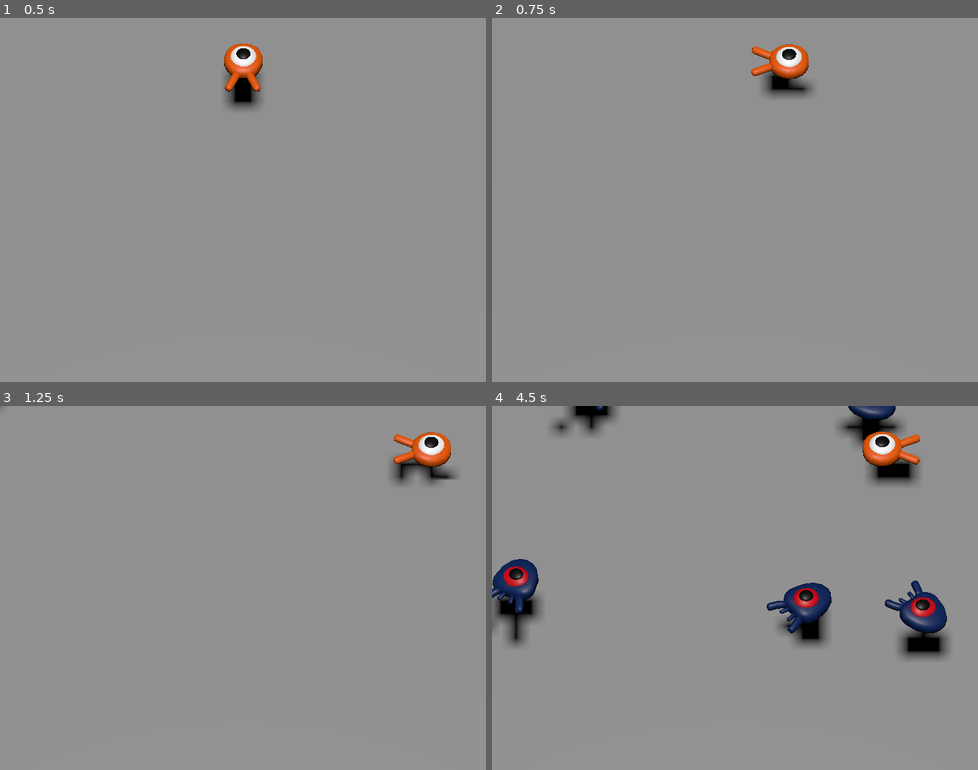
Above: before the commit, frames 1-4 (two rows, left to right).
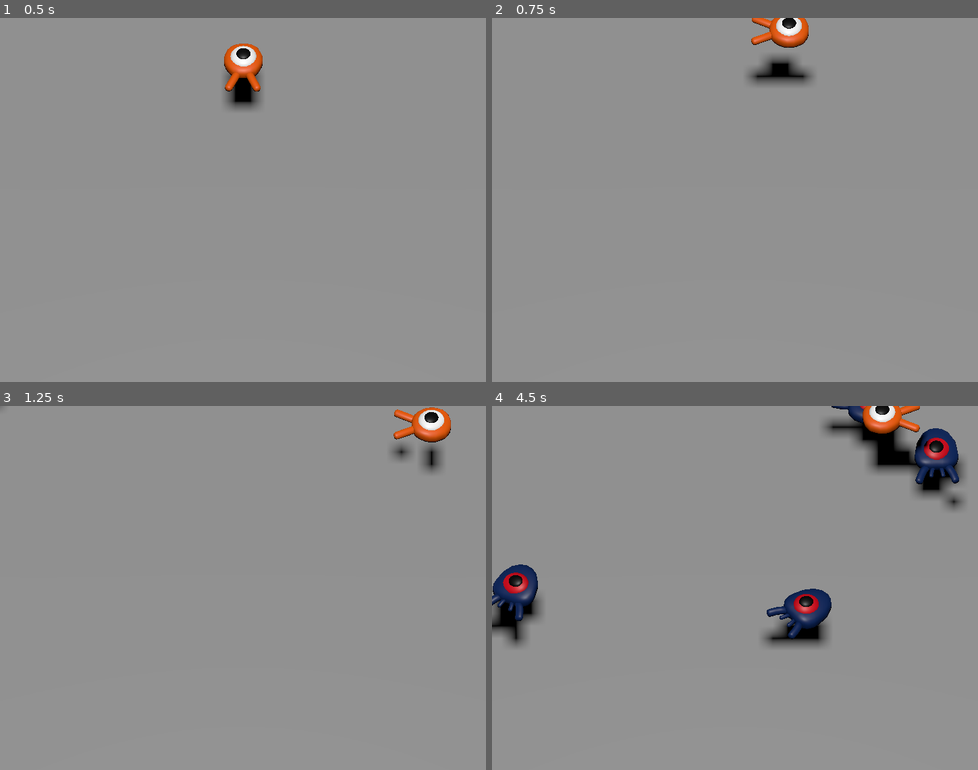
Above: after the commit, the same moments.

Repository: Pschuller22/SquashCreeps3D
Game: Godot game, scene res://main.tscn
Two runs of this game, one before a commit and one after it. Both use one fixed random seed, a clock stepped at 60 frames per second and the inputs below. Before the commit the project has no main scene; this scene is started directly in both runs.
Inputs:
- Up to frame 1 (0.5 s): no input
- Up to frame 2 (0.75 s): tap Enter at 0.5 s; hold D (move_right) from 0.53 s (still down); hold Space (jump) from 0.53 s (still down)
- Up to frame 3 (1.25 s): keep holding D (move_right); keep holding Space (jump)
- Up to frame 4 (4.5 s): release D (move_right) at 1.28 s; release Space (jump) at 1.28 s; hold S (move_back) 1.28-2.03 s; tap Space (jump) at 1.35, 1.52, 1.82, 2.85, 3.02, 3.32, 4.35 s; hold D (move_right) 2.03-2.78 s; hold Space (jump) 2.03-2.78 s; hold W (move_forward) 2.78-3.53 s; hold Space (jump) 3.53-4.28 s; hold A (move_left) from 3.53 s (still down)

Frame 1 is identical in both runs. In frame 2, 2.1% of the frame differs, in the area x 52-67%, y 0-22%; in frame 3, 2.1%; in frame 4, 8.5%, in the area x 0-98%, y 0-70%.

Commit message:
Added Jumping and Squashing

Diff:
--- a/squash_the_creeps_start_1.1.0/Mob.gd
+++ b/squash_the_creeps_start_1.1.0/Mob.gd
@@ -4,6 +4,9 @@
 @export var min_speed = 10
 #Maximum speed of the mob in meters per second
 @export var max_speed = 18
+
+#Emitted when the player jumped on the mob
+signal squashed
 
 func _physics_process(delta):
 	move_and_slide()
@@ -28,3 +31,7 @@
 
 func _on_visible_on_screen_notifier_3d_screen_exited():
 	queue_free()
+
+func squash():
+	squashed.emit()
+	queue_free()
--- a/squash_the_creeps_start_1.1.0/main.tscn
+++ b/squash_the_creeps_start_1.1.0/main.tscn
@@ -29,6 +29,8 @@
 
 [node name="Ground" type="StaticBody3D" parent="."]
 transform = Transform3D(1, 0, 0, 0, 1, 0, 0, 0, 1, 0, -1, 0)
+collision_layer = 4
+collision_mask = 0
 
 [node name="CollisionShape3D" type="CollisionShape3D" parent="Ground"]
 shape = SubResource("BoxShape3D_b1jkd")
--- a/squash_the_creeps_start_1.1.0/mob.tscn
+++ b/squash_the_creeps_start_1.1.0/mob.tscn
@@ -6,7 +6,9 @@
 [sub_resource type="BoxShape3D" id="BoxShape3D_qjf36"]
 size = Vector3(1.97211, 1.35144, 2.07193)
 
-[node name="Mob" type="CharacterBody3D"]
+[node name="Mob" type="CharacterBody3D" groups=["mob"]]
+collision_layer = 2
+collision_mask = 0
 script = ExtResource("1_0ghym")
 
 [node name="Pivot" type="Node3D" parent="."]
--- a/squash_the_creeps_start_1.1.0/player.gd
+++ b/squash_the_creeps_start_1.1.0/player.gd
@@ -4,6 +4,10 @@
 @export var speed = 14
 #The downward acceleration when in the air, in meters per second squared
 @export var fall_acceleration = 75
+@export var jump_impulse = 20
+#Vertical impulse applied to the character upon bouncing over a mob in
+#meters per second
+@export var bounce_impulse = 16
 
 var target_velocity = Vector3.ZERO
 
@@ -35,6 +39,30 @@
 	if not is_on_floor(): #If in the air, fall towards the floor.
 		target_velocity.y = target_velocity.y - (fall_acceleration * delta)
 
+	#Jumping
+	if is_on_floor() and Input.is_action_pressed("jump"):
+		target_velocity.y = jump_impulse
+
+	#Iterate through all collisions that occurred this frame
+	for index in range(get_slide_collision_count()):
+		#We get one of the collisions with the player
+		var collision = get_slide_collision(index)
+
+		#If the collision is with ground
+		if collision.get_collider() == null:
+			continue
+
+		#If the collider is with a mob
+		if collision.get_collider().is_in_group("mob"):
+			var mob = collision.get_collider()
+			#we check that we are hitting it from above
+			if Vector3.UP.dot(collision.get_normal()) > 0.1:
+				#If so, we squash it and bounce
+				mob.squash()
+				target_velocity.y = bounce_impulse
+				#Prevent further duplicate calls
+				break
+
 	#Moving the Character
 	velocity = target_velocity
 	move_and_slide()
--- a/squash_the_creeps_start_1.1.0/player.tscn
+++ b/squash_the_creeps_start_1.1.0/player.tscn
@@ -7,6 +7,7 @@
 radius = 0.791691
 
 [node name="Player" type="CharacterBody3D"]
+collision_mask = 6
 script = ExtResource("1_te8di")
 
 [node name="Pivot" type="Node3D" parent="."]
--- a/squash_the_creeps_start_1.1.0/project.godot
+++ b/squash_the_creeps_start_1.1.0/project.godot
@@ -11,6 +11,7 @@
 [application]
 
 config/name="Squash the Creeps (3D)"
+run/main_scene="res://main.tscn"
 config/features=PackedStringArray("4.2")
 config/icon="res://icon.png"
 
@@ -56,6 +57,12 @@
 ]
 }
 
+[layer_names]
+
+3d_physics/layer_1="player"
+3d_physics/layer_2="enemies"
+3d_physics/layer_3="world"
+
 [rendering]
 
 quality/driver/driver_name="GLES2"
